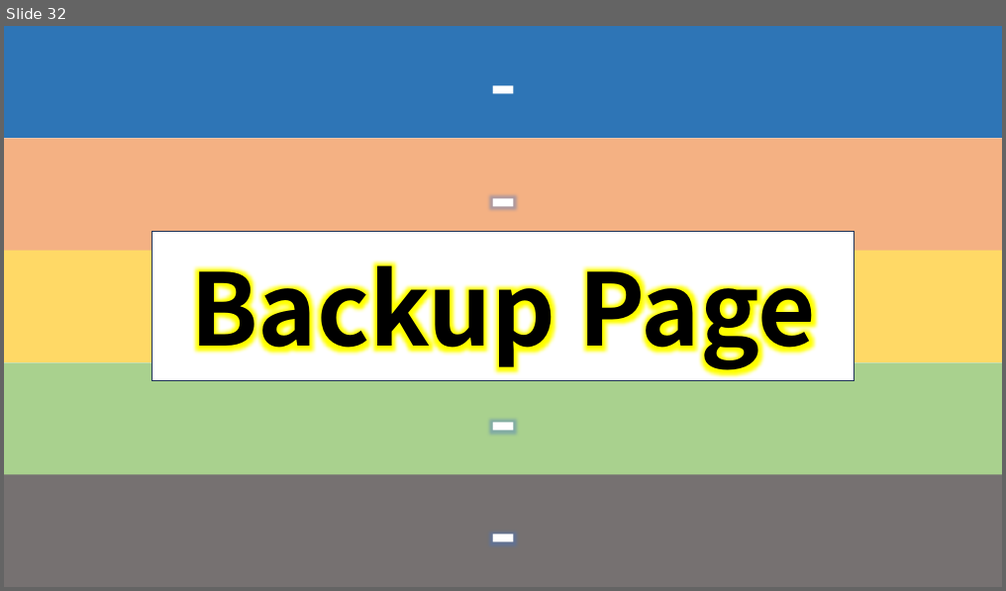
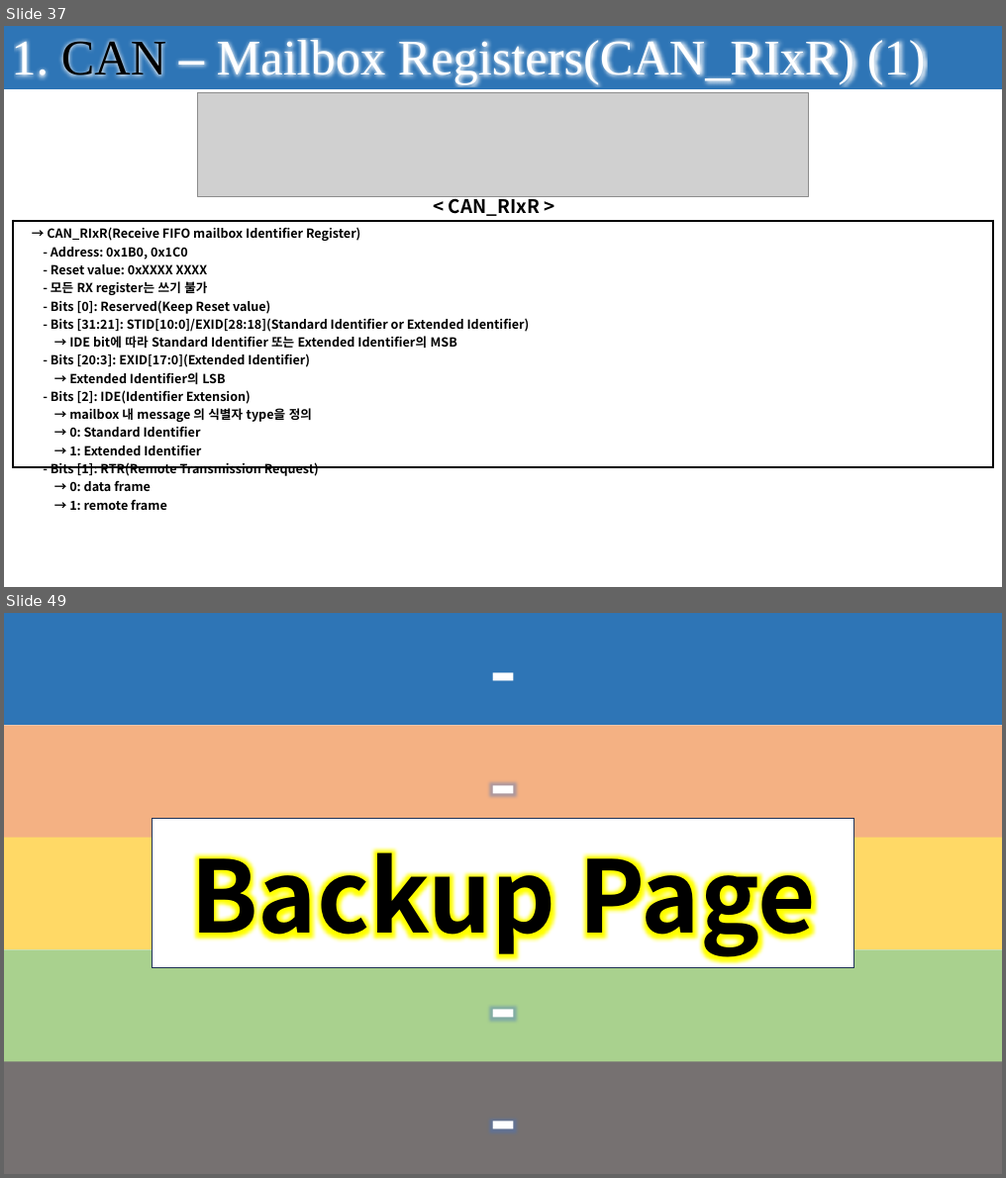
Before and after one commit to seonghokim/Study, a slide deck: Study Material/Firmware Explanation.pptx. Shown one above the other, each under a label of ours: slide 32 before the commit, slides 37 and 49 after it; the slides between them are not shown. The pictures are 1006x591 and 1006x1178 pixels, drawn with LibreOffice and Linux fonts; fonts in the diff are those of the drawing; grey boxes stand for pictures. Boxes give left, top, right and bottom in pixels: in the first picture for what was removed or moved away, otherwise in the second. Text is boxed around its words. In the diff, an @@ line names an element or a change of style, - is before the commit and + after.

```diff
--- a/Study Material/Firmware Explanation.pptx
+++ b/Study Material/Firmware Explanation.pptx
@@ slide 37 added at bbox=[4, 26, 1002, 587], background #FFFFFF @@
@@ rectangle added at bbox=[4, 26, 1002, 89], fill #404040 @@
@@ rectangle added at bbox=[4, 26, 1002, 89], fill #2E75B6, 48 pt, text #FFFFFF @@
+1. CAN – Mailbox Registers(CAN_RIxR) (1)
@@ picture added at bbox=[198, 92, 808, 197] @@
@@ text added at bbox=[449, 193, 540, 216], 18 pt, text #000000, bold @@
+< CAN_RIxR >
@@ table added at bbox=[13, 221, 994, 514], 1 rows, 1 columns @@
+→ CAN_RIxR(Receive FIFO mailbox Identifier Register) / - Address: 0x1B0, 0x1C0 / - Reset value: 0xXXXX XXXX / - 모든 RX register는 쓰기 불가 / - Bits [0]: Reserved(Keep Reset value) / - Bits [31:21]: STID[10:0]/EXID[28:18](Standard Identifier or Extended Identifier) / → IDE bit에 따라 Standard Identifier 또는 Extended Identifier의 MSB / - Bits [20:3]: EXID[17:0](Extended Identifier) / → Extended Identifier의 LSB / - Bits [2]: IDE(Identifier Extension) / → mailbox 내 message 의 식별자 type을 정의 / → 0: Standard Identifier / → 1: Extended Identifier / - Bits [1]: RTR(Remote Transmission Request) / → 0: data frame / → 1: remote frame
@@ what was slide 32 is now slide 49 @@
```
Also in this commit, not shown: 2 slides changed, 26 other slides added, 10 slides removed.
